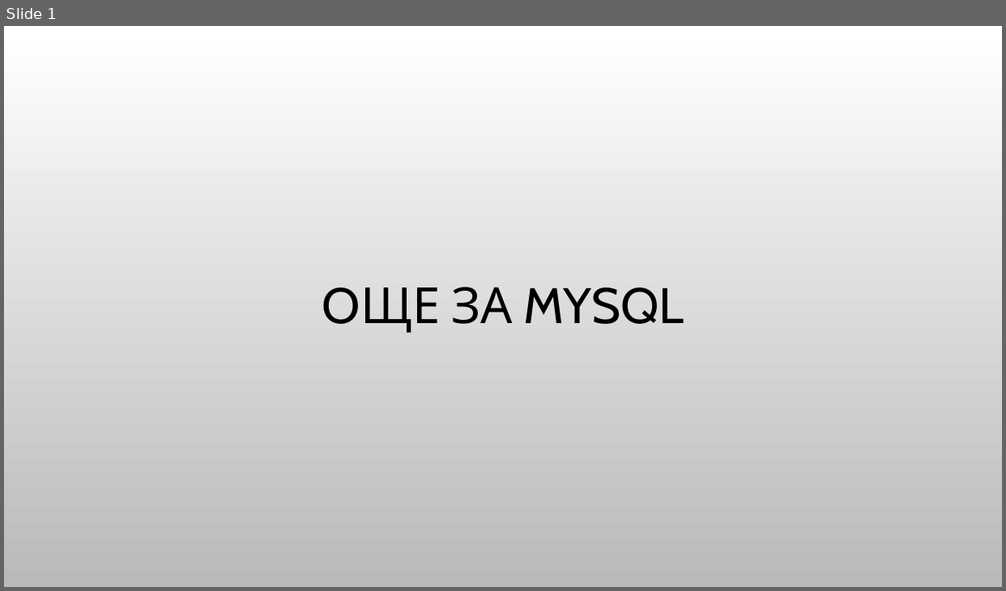
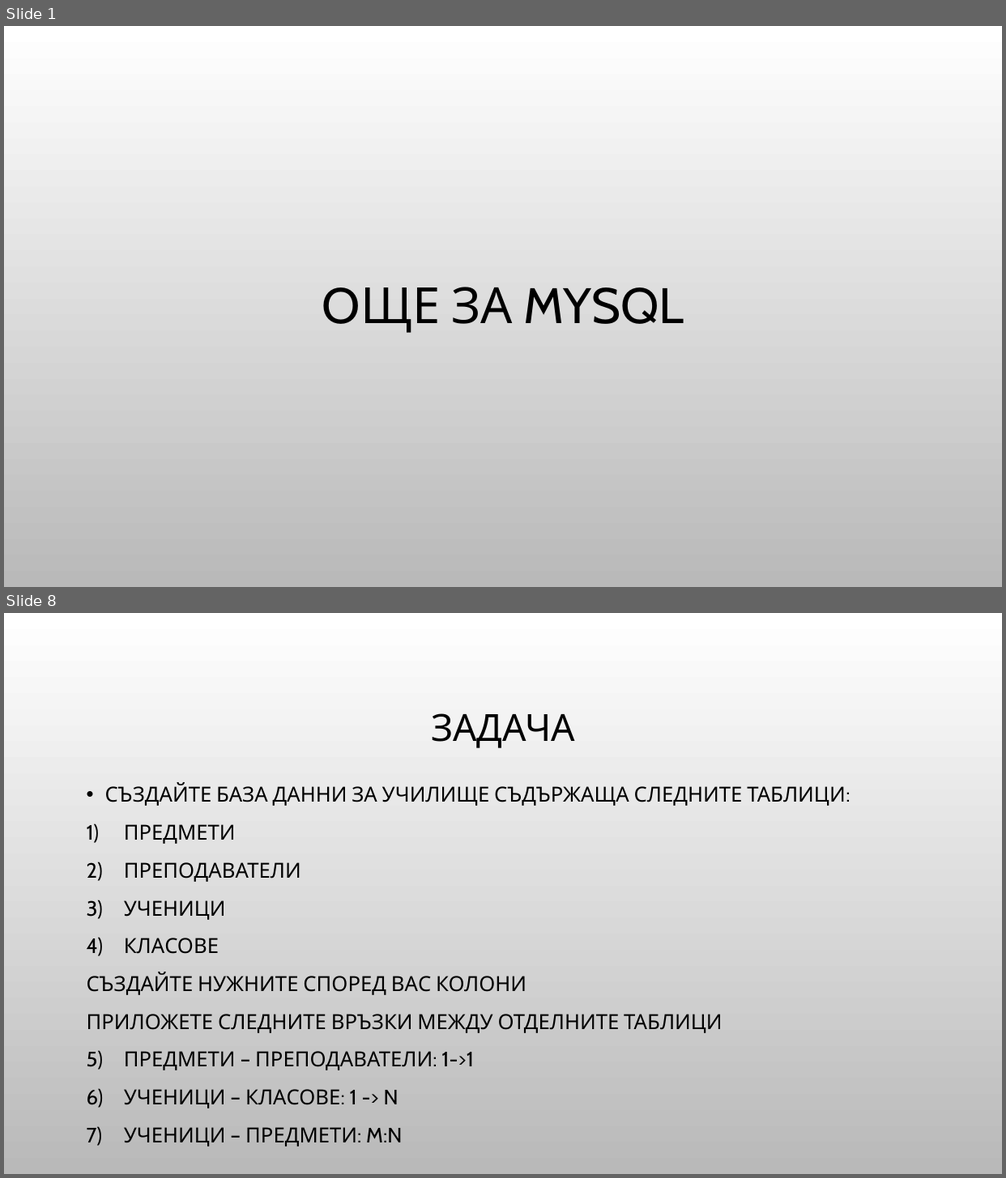
Before and after one commit to Bilyukov/php-mysql-course, a slide deck: 10.advanced-mysql.pptx. Shown one above the other, each under a label of ours: slide 1 before the commit, slides 1 and 8 after it; the slides between them are not shown. The pictures are 1006x591 and 1006x1178 pixels, drawn with LibreOffice and Linux fonts; fonts in the diff are those of the drawing; background and template pictures are left out. Boxes give left, top, right and bottom in pixels: in the first picture for what was removed or moved away, otherwise in the second. Text is boxed around its words. In the diff, an @@ line names an element or a change of style, - is before the commit and + after.

```diff
--- a/10.advanced-mysql.pptx
+++ b/10.advanced-mysql.pptx
@@ slide 8 added at box(4, 613, 1002, 1174), background picture (left out) @@
@@ title added at box(431, 713, 575, 748), 36 pt, text #000000 @@
+ЗАДАЧА
@@ text added at box(87, 783, 845, 1147), 20 pt, text #000000 @@
+• СЪЗДАЙТЕ БАЗА ДАННИ ЗА УЧИЛИЩЕ СЪДЪРЖАЩА СЛЕДНИТЕ ТАБЛИЦИ:
+1) ПРЕДМЕТИ
+2) ПРЕПОДАВАТЕЛИ
+3) УЧЕНИЦИ
+4) КЛАСОВЕ
+СЪЗДАЙТЕ НУЖНИТЕ СПОРЕД ВАС КОЛОНИ
+ПРИЛОЖЕТЕ СЛЕДНИТЕ ВРЪЗКИ МЕЖДУ ОТДЕЛНИТЕ ТАБЛИЦИ
+1) ПРЕДМЕТИ – ПРЕПОДАВАТЕЛИ: 1->1
+2) УЧЕНИЦИ – КЛАСОВЕ: 1 -> N
+3) УЧЕНИЦИ – ПРЕДМЕТИ: M:N
```
Also in this commit, not shown: 19 other slides added, 2 slides removed, 15 other files.
